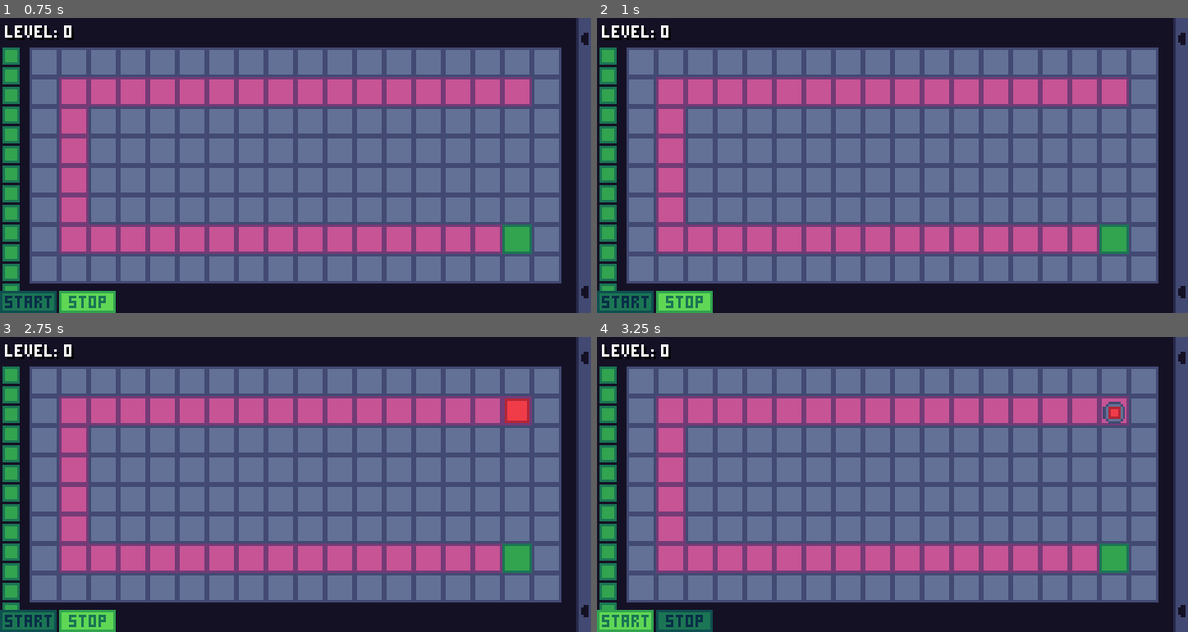
Above: before the commit, frames 1-4 (two rows, left to right).
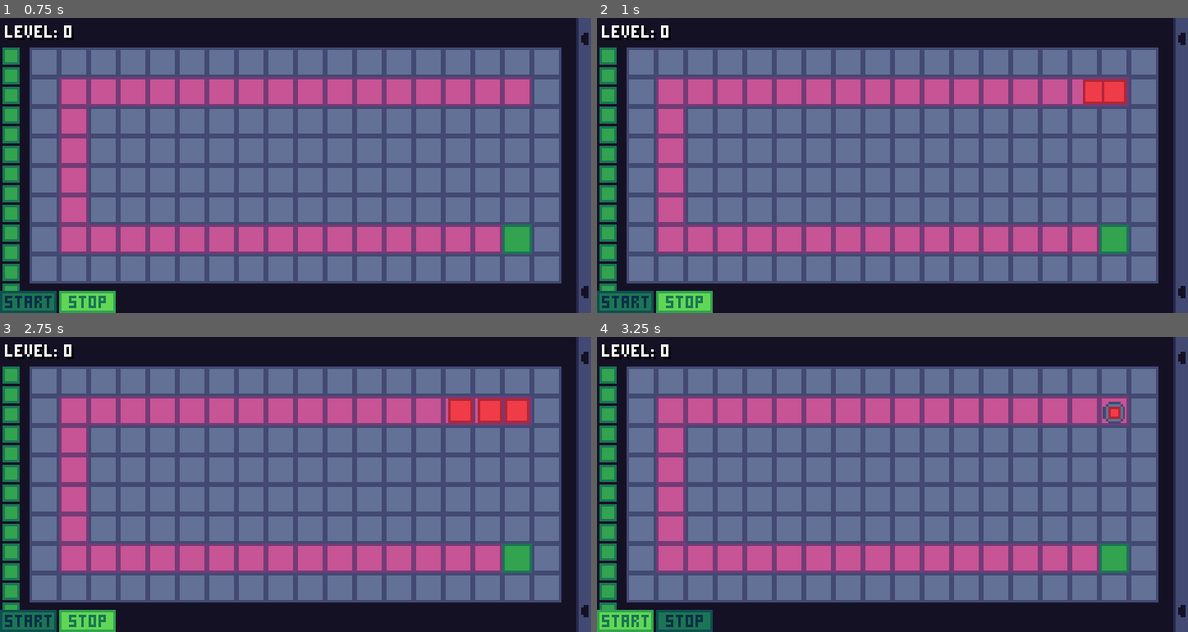
Above: after the commit, the same moments.

Repository: mariothedog/brackeys-game-jam
Game: Godot game, scene res://main/main.tscn
Same seed, same stepped clock (60 frames per second), same inputs: the game is played once before the commit and once after it.
Inputs (mouse positions are in pixels of both pictures, inside the frame that each line leads up to):
- Up to frame 1 (0.75 s): click (29, 301) at 0.5 s
- Up to frame 2 (1 s): no input
- Up to frame 3 (2.75 s): click (88, 620) at 1.25 s; click (29, 620) at 2 s
- Up to frame 4 (3.25 s): click (685, 620) at 2.75 s

Frame 1 is identical in both runs. In frame 2, 0.6% of the frame differs, in the area x 82-90%, y 20-30%; in frame 3, 0.7%, in the area x 75-85%, y 20-30%; in frame 4, nothing differs.

Commit message:
Fix bug where bullets miss enemies sometimes

Diff:
--- a/src/enemies/enemy.gd
+++ b/src/enemies/enemy.gd
@@ -15,6 +15,8 @@
 var _path_current_index := 0
 var _target_pos: Vector2
 
+onready var world_2d := get_world_2d()
+onready var direct_space_state := world_2d.direct_space_state
 onready var sprite: Sprite = $Sprite
 
 
@@ -25,11 +27,10 @@
 func _physics_process(delta: float) -> void:
 	if sprite.global_position.is_equal_approx(_target_pos):
 		set_physics_process(false)
+		sprite.position = Vector2.ZERO
+		emit_signal("reached_target_pos")
 		if _path_current_index + 1 == _path_length:
 			emit_signal("reached_end_of_path")
-		else:
-			sprite.position = Vector2.ZERO
-		emit_signal("reached_target_pos")
 		return
 	sprite.global_position = sprite.global_position.linear_interpolate(
 		_target_pos, MOVEMENT_RATE * delta
@@ -41,6 +42,9 @@
 		return
 	_path_current_index += 1
 	_target_pos = path[_path_current_index]
+	for shape in direct_space_state.intersect_point(_target_pos, 32, [], 4, false, true):
+		shape.collider.explode()
+		explode()
 	var prev_global_pos := global_position
 	global_position = _target_pos
 	sprite.global_position = prev_global_pos
--- a/src/main/main.gd
+++ b/src/main/main.gd
@@ -2,7 +2,8 @@
 
 const FORMAT_LEVEL_PATH := "res://levels/resources/level_%s.tres"
 const FORMAT_LEVEL_LABEL := "level: %s"
-const ENEMY_STEP_TO_TURRET_STEP_RATIO := 2
+const STEP_RATE := 1.0
+const ENEMY_STEP_TO_TURRET_STEP_RATIO := 5
 
 export var level_num := 1
 
@@ -27,7 +28,7 @@
 
 
 func _ready() -> void:
-	step_delay.wait_time = 1.0 / ENEMY_STEP_TO_TURRET_STEP_RATIO
+	step_delay.wait_time = STEP_RATE / ENEMY_STEP_TO_TURRET_STEP_RATIO
 	_go_to_level(level_num)
 # warning-ignore:return_value_discarded
 	Signals.connect("start_pressed", self, "_start")
@@ -116,5 +117,5 @@
 		enemies.spawn_enemy()
 	if _turn_num % ENEMY_STEP_TO_TURRET_STEP_RATIO == 0:
 		turrets.shoot_turrets(bullets)
-	bullets.move_bullets(level.cell_size)
+		bullets.move_bullets(level.cell_size)
 	_turn_num += 1
